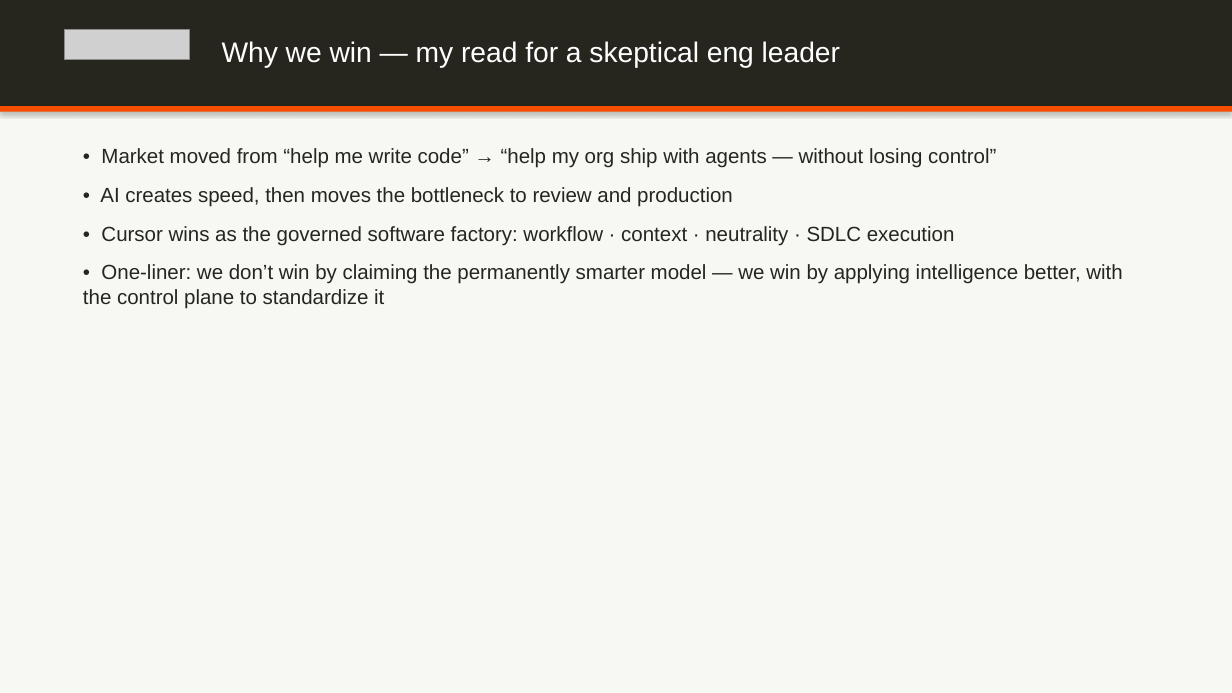
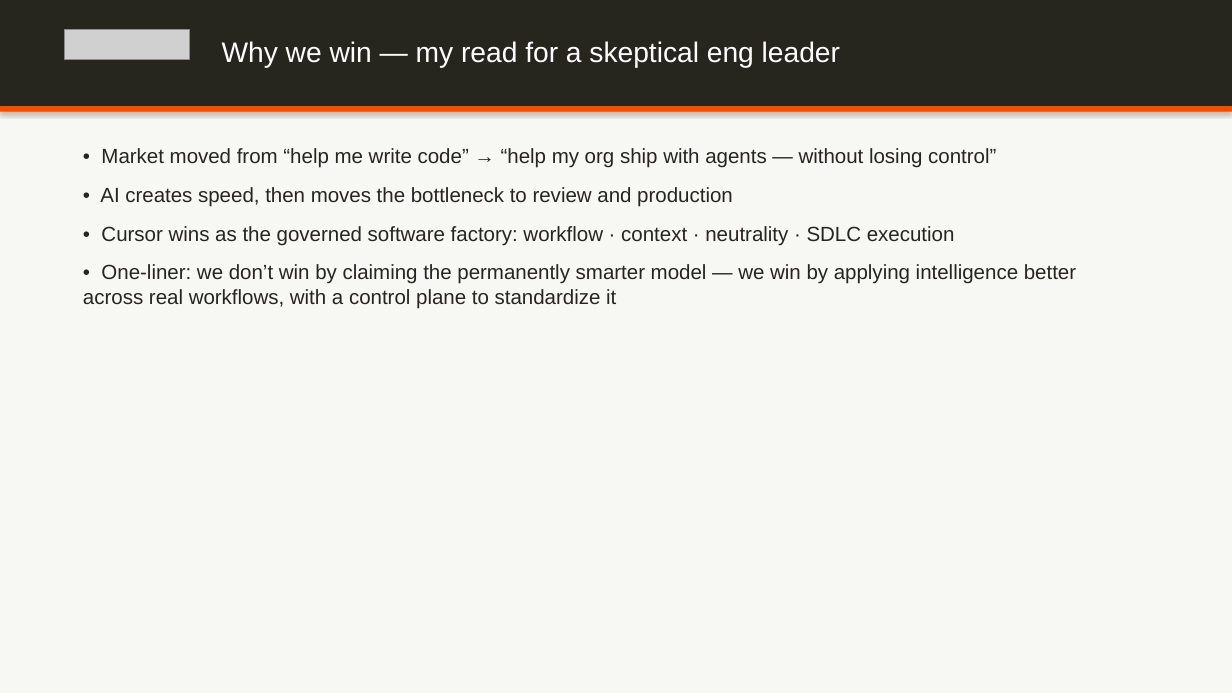
Before and after one commit to dempseli01-stack/lindsey, a slide deck: slide 22 of Lindsey_Presentation.pptx. Drawn at 1232x693 pixels with LibreOffice and Linux fonts; fonts in the diff are those of the drawing; grey boxes stand for pictures. Boxes give left, top, right and bottom in pixels: in the first picture for what was removed or moved away, otherwise in the second. Text is boxed around its words. In the diff, an @@ line names an element or a change of style, - is before the commit and + after.

```diff
--- a/Lindsey_Presentation.pptx
+++ b/Lindsey_Presentation.pptx
@@ text at bbox=[83, 264, 1076, 309]: text changed @@
-• One-liner: we don’t win by claiming the permanently smarter model — we win by applying intelligence better, with the control plane to standardize it
+• One-liner: we don’t win by claiming the permanently smarter model — we win by applying intelligence better across real workflows, with a control plane to standardize it
```
Also in this commit, not shown: 4 other slides changed, 1 slide added, 1 slide removed, 4 other files.
